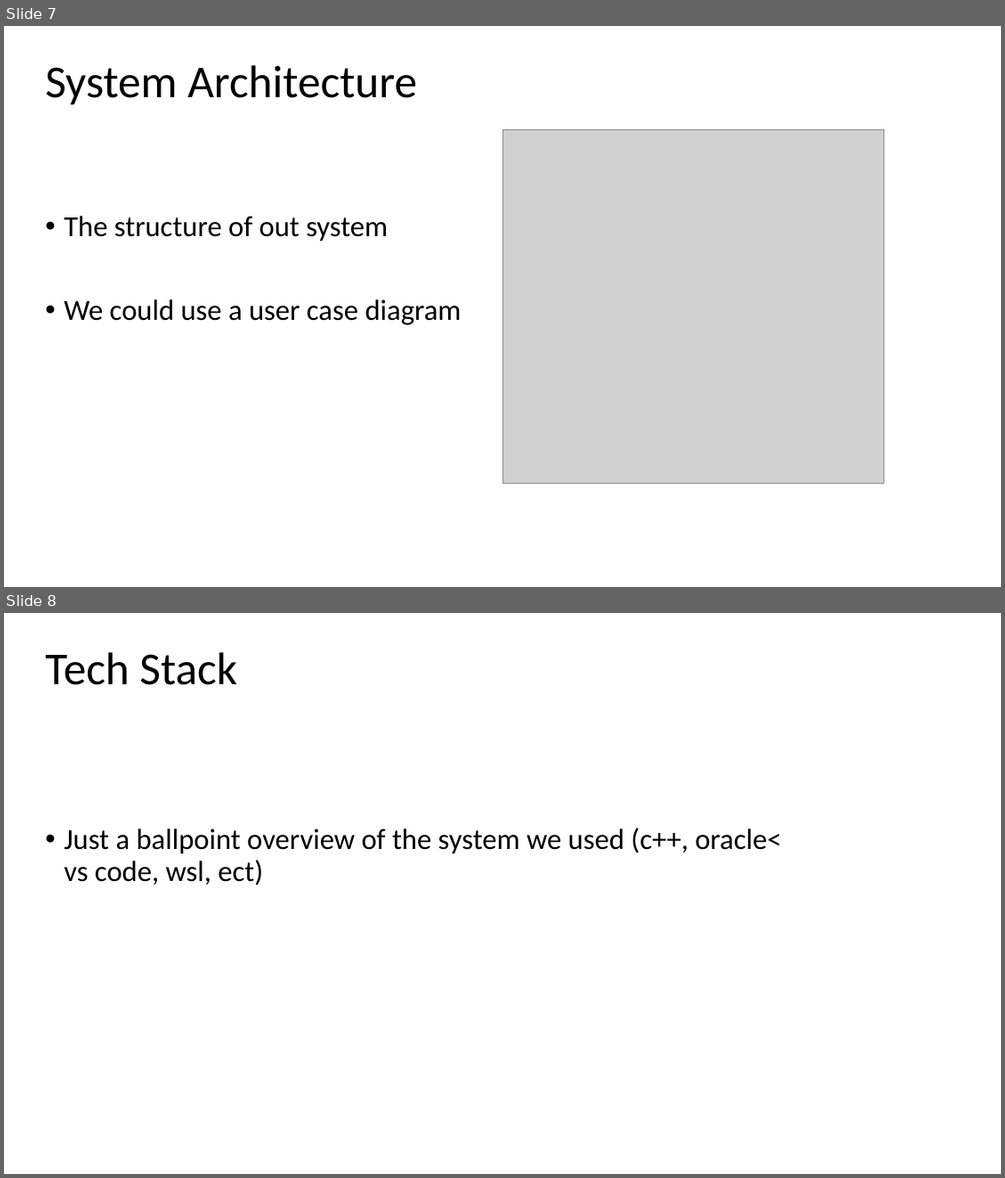
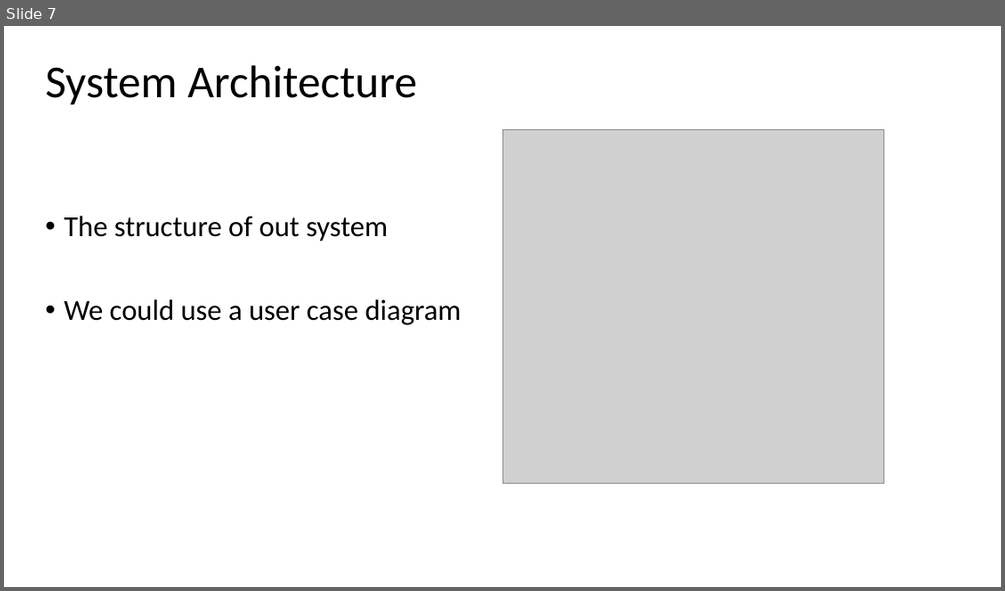
Before and after one commit to wallmenis/exercise, a slide deck: presentation/Presentation.pptx. Shown one above the other, each under a label of ours: slides 7 and 8 before the commit, slide 7 after it. The pictures are 1005x1178 and 1005x591 pixels, drawn with LibreOffice and Linux fonts; fonts in the diff are those of the drawing; grey boxes stand for pictures; background and template pictures are left out. Boxes give left, top, right and bottom in pixels: in the first picture for what was removed or moved away, otherwise in the second. Text is boxed around its words. In the diff, an @@ line names an element or a change of style, - is before the commit and + after.

```diff
--- a/presentation/Presentation.pptx
+++ b/presentation/Presentation.pptx
@@ slide 8 removed at [4,613,1001,1174], background picture (left out) @@
@@ title removed at [45,652,237,685] @@
-Tech Stack
@@ subtitle removed at [64,827,781,885] @@
-• Just a ballpoint overview of the system we used (c++, oracle< vs code, wsl, ect)
```
Also in this commit, not shown: 6 slides changed, 5 slides added, 4 other slides removed, 1 other file.
